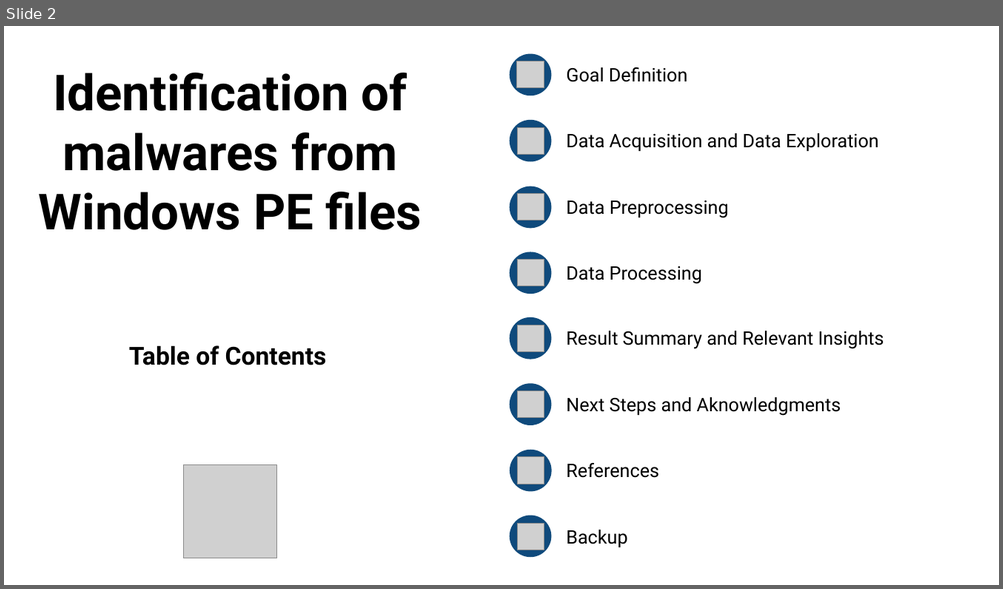
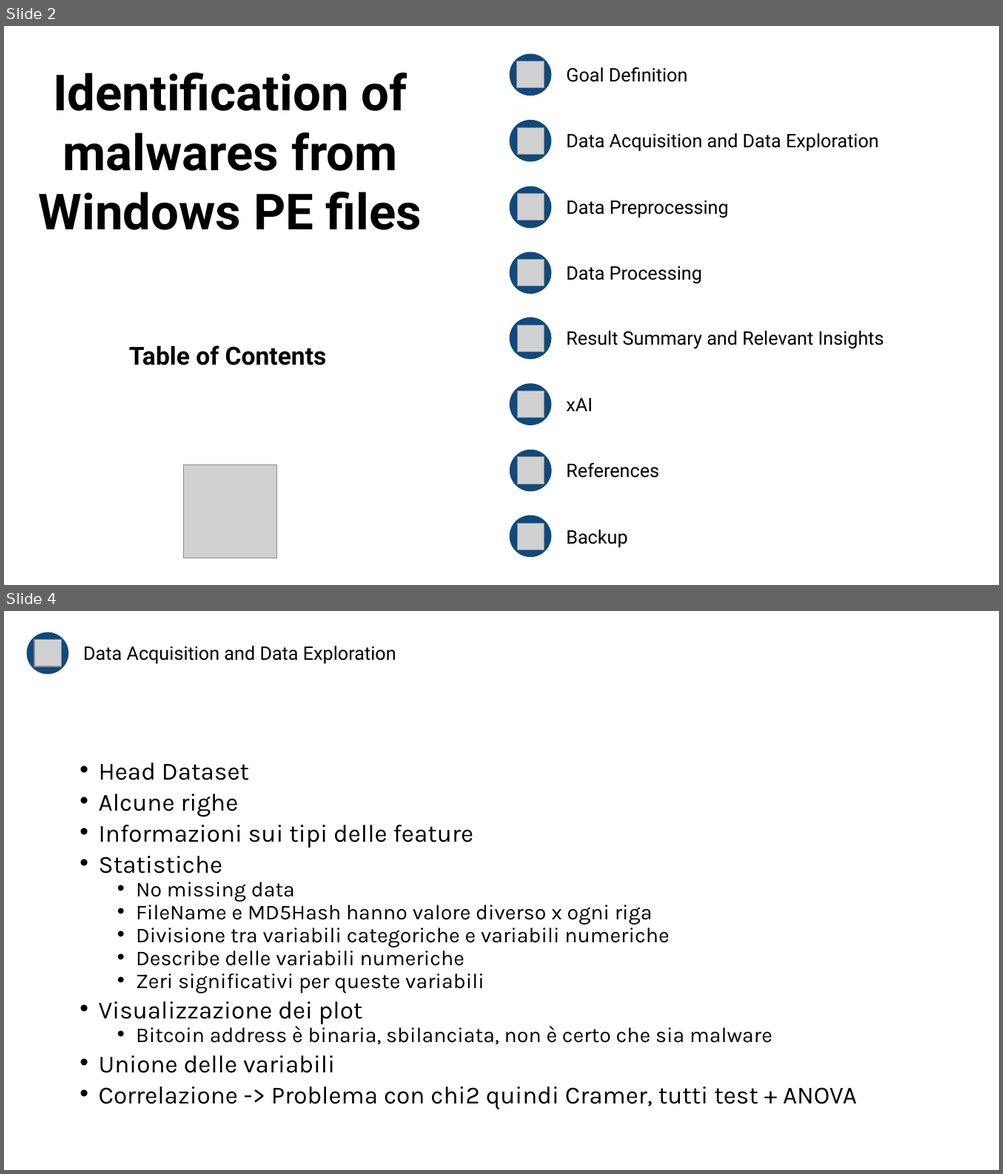
Before and after one commit to LombardiGiacomo/AI_Project_24-25, a slide deck: Slides.pptx. Shown one above the other, each under a label of ours: slide 2 before the commit, slides 2 and 4 after it; the slides between them are not shown. The pictures are 1003x589 and 1003x1174 pixels, drawn with LibreOffice and Linux fonts; fonts in the diff are those of the drawing; grey boxes stand for pictures. Boxes give left, top, right and bottom in pixels: in the first picture for what was removed or moved away, otherwise in the second. Text is boxed around its words. In the diff, an @@ line names an element or a change of style, - is before the commit and + after.

```diff
--- a/Slides.pptx
+++ b/Slides.pptx
@@ slide 4 added at box(4, 611, 999, 1170), background #FFFFFF @@
@@ ellipse added at box(26, 632, 68, 674), fill #0F4A7C @@
@@ picture added at box(34, 640, 62, 667) @@
@@ text added at box(83, 646, 396, 664), 18 pt, text #000000 @@
+Data Acquisition and Data Exploration
@@ text added at box(99, 763, 856, 1110), 20.4 pt, text #000000 @@
+• Head Dataset
+• Alcune righe
+• Informazioni sui tipi delle feature
+• Statistiche
+  • No missing data
+  • FileName e MD5Hash hanno valore diverso x ogni riga
+  • Divisione tra variabili categoriche e variabili numeriche
+  • Describe delle variabili numeriche
+  • Zeri significativi per queste variabili
+• Visualizzazione dei plot
+  • Bitcoin address è binaria, sbilanciata, non è certo che sia malware
+• Unione delle variabili
+• Correlazione -> Problema con chi2 quindi Cramer, tutti test + ANOVA
@@ slide 2 changed as well @@
@@ text removed at box(566, 397, 841, 416) @@
-Next Steps and Aknowledgments
@@ text added at box(566, 398, 592, 412), 18 pt, text #000000 @@
+xAI
```
Also in this commit, not shown: 1 other slide changed, 20 other slides added, 3 other files.
